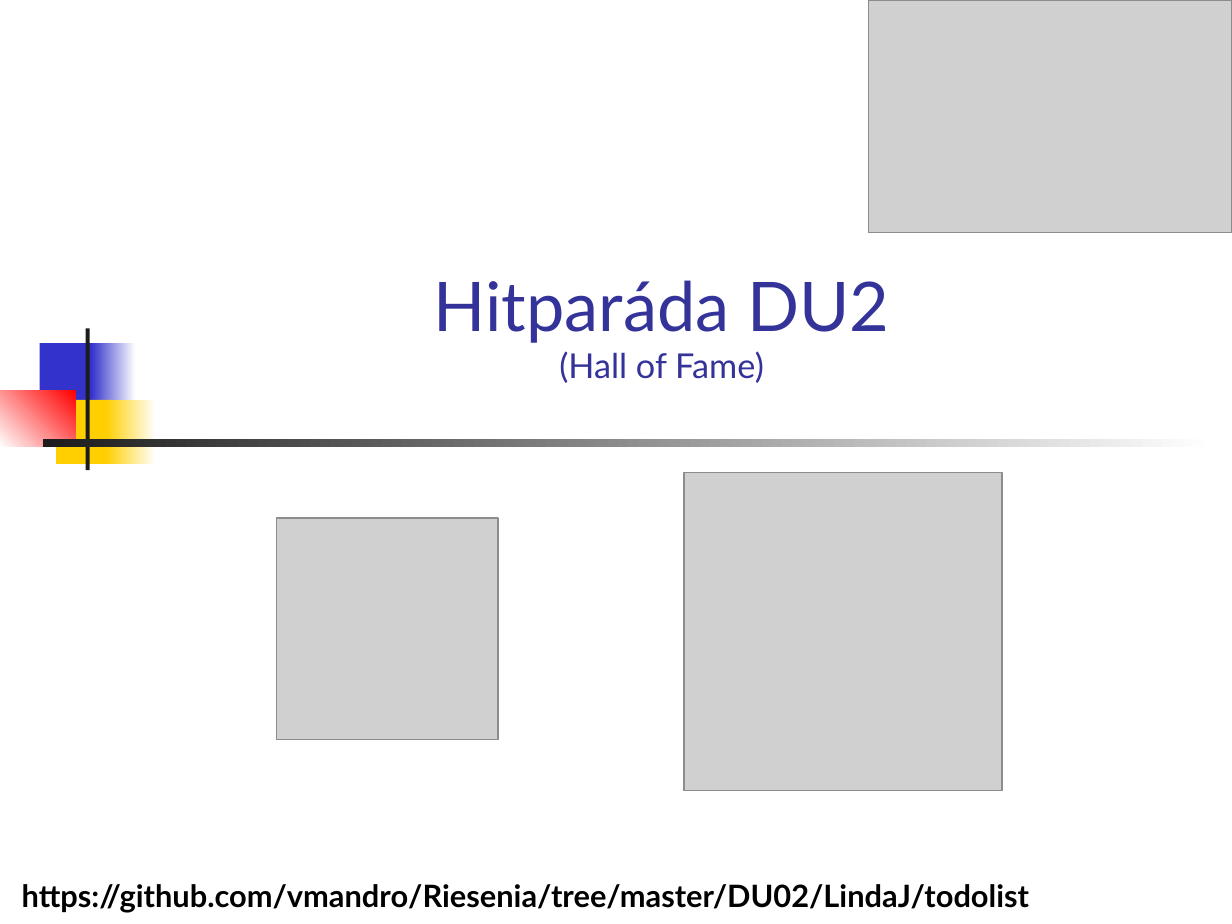
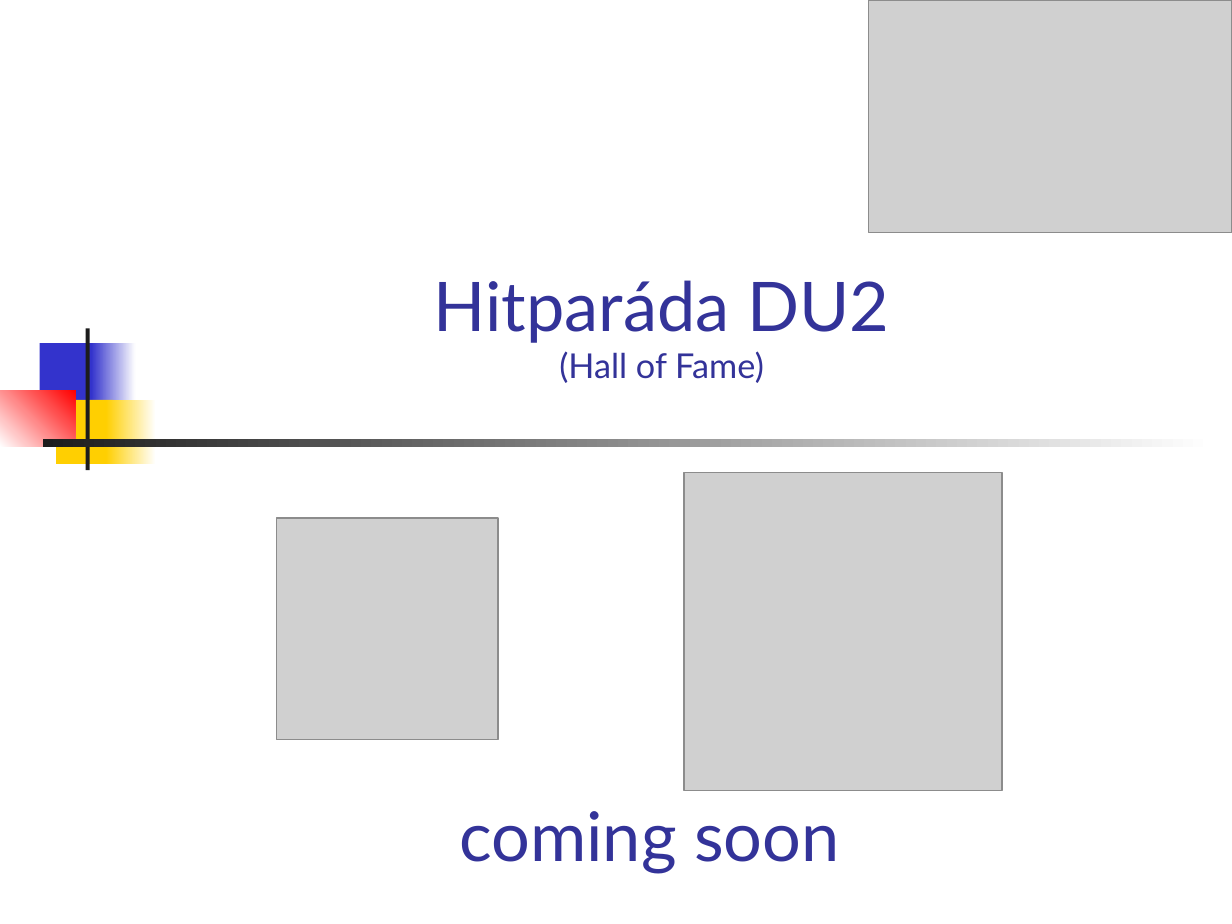
Before and after one commit to vmandro/Prednasky, a slide deck: slide 2 of 06/06_Android.ppt. Drawn at 1232x924 pixels with LibreOffice and Linux fonts; fonts in the diff are those of the drawing; grey boxes stand for pictures. Boxes give left, top, right and bottom in pixels: in the first picture for what was removed or moved away, otherwise in the second. Text is boxed around its words. In the diff, an @@ line names an element or a change of style, - is before the commit and + after.

```diff
--- a/06/06_Android.ppt
+++ b/06/06_Android.ppt
@@ text added at (459, 811, 839, 874), 40 pt, text #333399 @@
+coming soon
@@ text removed at (22, 884, 1029, 913) @@
-https://github.com/vmandro/Riesenia/tree/master/DU02/LindaJ/todolist
```
Also in this commit, not shown: 21 other slides changed, 1 slide added, 1 other file.
